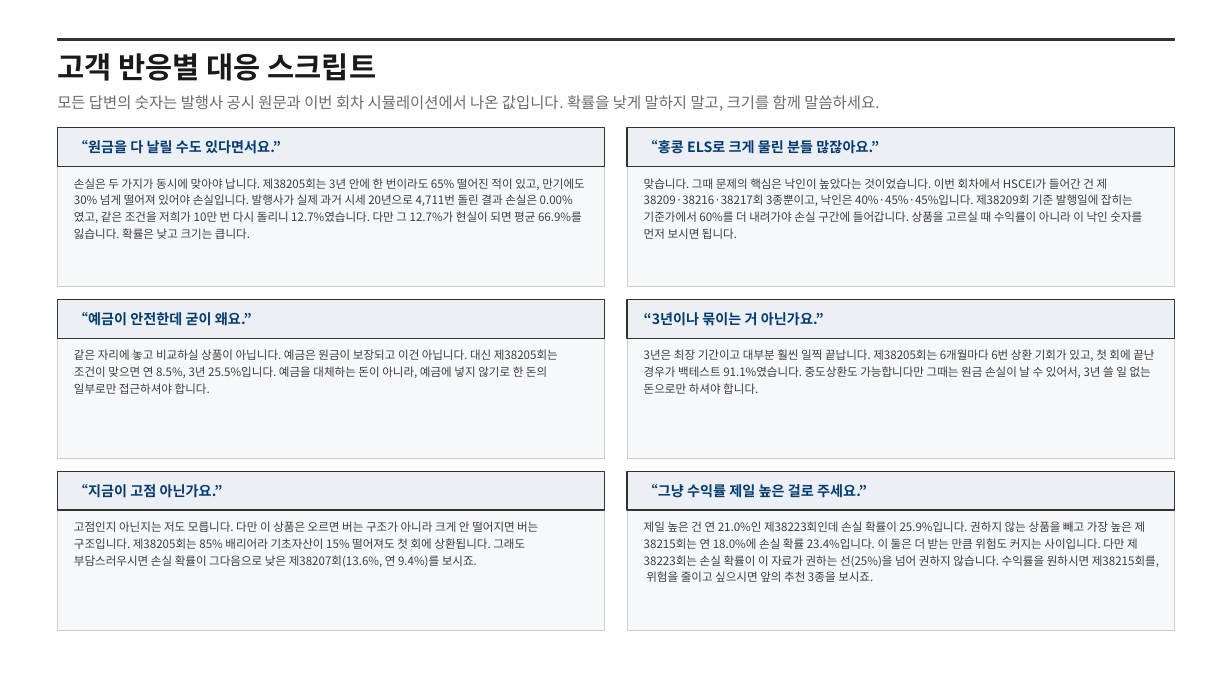
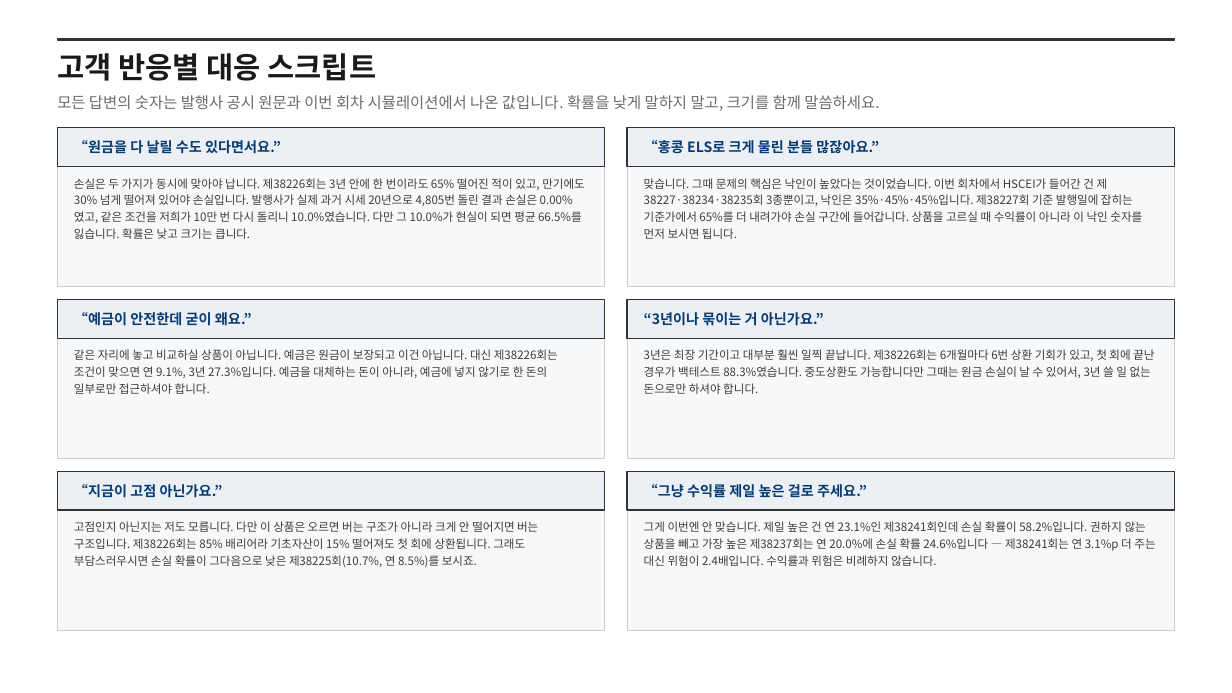
Before and after one commit to hanaroline/work_1, a slide deck: slide 7 of els-sales-deck.pptx. Drawn at 1232x693 pixels with LibreOffice and Linux fonts; fonts in the diff are those of the drawing. Boxes give left, top, right and bottom in pixels: in the first picture for what was removed or moved away, otherwise in the second. Text is boxed around its words. In the diff, an @@ line names an element or a change of style, - is before the commit and + after.

```diff
--- a/els-sales-deck.pptx
+++ b/els-sales-deck.pptx
@@ text at bbox=[74, 178, 585, 239]: text changed @@
-손실은 두 가지가 동시에 맞아야 납니다. 제38205회는 3년 안에 한 번이라도 65% 떨어진 적이 있고, 만기에도 30% 넘게 떨어져 있어야 손실입니다. 발행사가 실제 과거 시세 20년으로 4,711번 돌린 결과 손실은 0.00%였고, 같은 조건을 저희가 10만 번 다시 돌리니 12.7%였습니다. 다만 그 12.7%가 현실이 되면 평균 66.9%를 잃습니다. 확률은 낮고 크기는 큽니다.
+손실은 두 가지가 동시에 맞아야 납니다. 제38226회는 3년 안에 한 번이라도 65% 떨어진 적이 있고, 만기에도 30% 넘게 떨어져 있어야 손실입니다. 발행사가 실제 과거 시세 20년으로 4,805번 돌린 결과 손실은 0.00%였고, 같은 조건을 저희가 10만 번 다시 돌리니 10.0%였습니다. 다만 그 10.0%가 현실이 되면 평균 66.5%를 잃습니다. 확률은 낮고 크기는 큽니다.
@@ text at bbox=[644, 178, 1142, 239]: text changed @@
-맞습니다. 그때 문제의 핵심은 낙인이 높았다는 것이었습니다. 이번 회차에서 HSCEI가 들어간 건 제38209·38216·38217회 3종뿐이고, 낙인은 40%·45%·45%입니다. 제38209회 기준 발행일에 잡히는 기준가에서 60%를 더 내려가야 손실 구간에 들어갑니다. 상품을 고르실 때 수익률이 아니라 이 낙인 숫자를 먼저 보시면 됩니다.
+맞습니다. 그때 문제의 핵심은 낙인이 높았다는 것이었습니다. 이번 회차에서 HSCEI가 들어간 건 제38227·38234·38235회 3종뿐이고, 낙인은 35%·45%·45%입니다. 제38227회 기준 발행일에 잡히는 기준가에서 65%를 더 내려가야 손실 구간에 들어갑니다. 상품을 고르실 때 수익률이 아니라 이 낙인 숫자를 먼저 보시면 됩니다.
@@ text at bbox=[74, 349, 558, 394]: text changed @@
-같은 자리에 놓고 비교하실 상품이 아닙니다. 예금은 원금이 보장되고 이건 아닙니다. 대신 제38205회는 조건이 맞으면 연 8.5%, 3년 25.5%입니다. 예금을 대체하는 돈이 아니라, 예금에 넣지 않기로 한 돈의 일부로만 접근하셔야 합니다.
+같은 자리에 놓고 비교하실 상품이 아닙니다. 예금은 원금이 보장되고 이건 아닙니다. 대신 제38226회는 조건이 맞으면 연 9.1%, 3년 27.3%입니다. 예금을 대체하는 돈이 아니라, 예금에 넣지 않기로 한 돈의 일부로만 접근하셔야 합니다.
@@ text at bbox=[644, 349, 1154, 394]: text changed @@
-3년은 최장 기간이고 대부분 훨씬 일찍 끝납니다. 제38205회는 6개월마다 6번 상환 기회가 있고, 첫 회에 끝난 경우가 백테스트 91.1%였습니다. 중도상환도 가능합니다만 그때는 원금 손실이 날 수 있어서, 3년 쓸 일 없는 돈으로만 하셔야 합니다.
+3년은 최장 기간이고 대부분 훨씬 일찍 끝납니다. 제38226회는 6개월마다 6번 상환 기회가 있고, 첫 회에 끝난 경우가 백테스트 88.3%였습니다. 중도상환도 가능합니다만 그때는 원금 손실이 날 수 있어서, 3년 쓸 일 없는 돈으로만 하셔야 합니다.
@@ text at bbox=[74, 521, 538, 567]: text changed @@
-고점인지 아닌지는 저도 모릅니다. 다만 이 상품은 오르면 버는 구조가 아니라 크게 안 떨어지면 버는 구조입니다. 제38205회는 85% 배리어라 기초자산이 15% 떨어져도 첫 회에 상환됩니다. 그래도 부담스러우시면 손실 확률이 그다음으로 낮은 제38207회(13.6%, 연 9.4%)를 보시죠.
+고점인지 아닌지는 저도 모릅니다. 다만 이 상품은 오르면 버는 구조가 아니라 크게 안 떨어지면 버는 구조입니다. 제38226회는 85% 배리어라 기초자산이 15% 떨어져도 첫 회에 상환됩니다. 그래도 부담스러우시면 손실 확률이 그다음으로 낮은 제38225회(10.7%, 연 8.5%)를 보시죠.
@@ text at bbox=[644, 521, 1155, 566]: text changed @@
-제일 높은 건 연 21.0%인 제38223회인데 손실 확률이 25.9%입니다. 권하지 않는 상품을 빼고 가장 높은 제38215회는 연 18.0%에 손실 확률 23.4%입니다. 이 둘은 더 받는 만큼 위험도 커지는 사이입니다. 다만 제38223회는 손실 확률이 이 자료가 권하는 선(25%)을 넘어 권하지 않습니다. 수익률을 원하시면 제38215회를, 위험을 줄이고 싶으시면 앞의 추천 3종을 보시죠.
+그게 이번엔 안 맞습니다. 제일 높은 건 연 23.1%인 제38241회인데 손실 확률이 58.2%입니다. 권하지 않는 상품을 빼고 가장 높은 제38237회는 연 20.0%에 손실 확률 24.6%입니다 — 제38241회는 연 3.1%p 더 주는 대신 위험이 2.4배입니다. 수익률과 위험은 비례하지 않습니다.
```
Also in this commit, not shown: 7 other slides changed, 23 other files.
